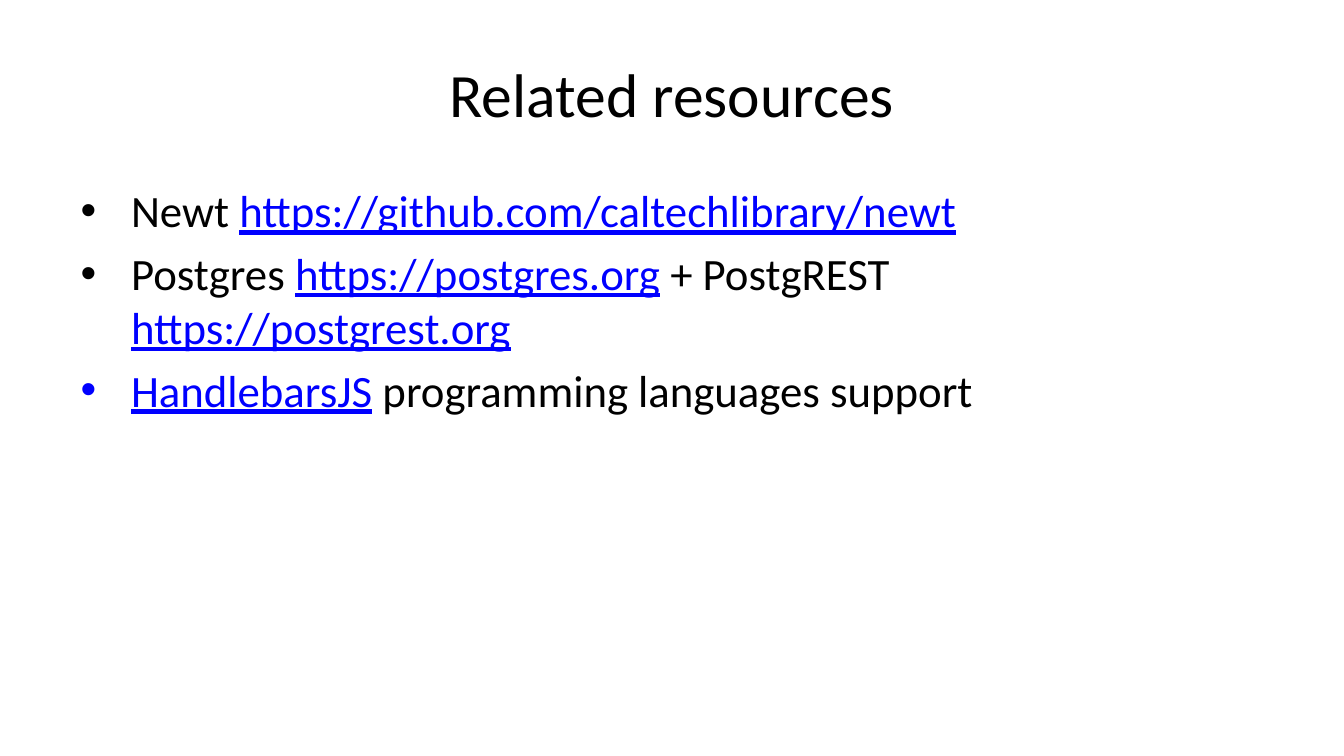
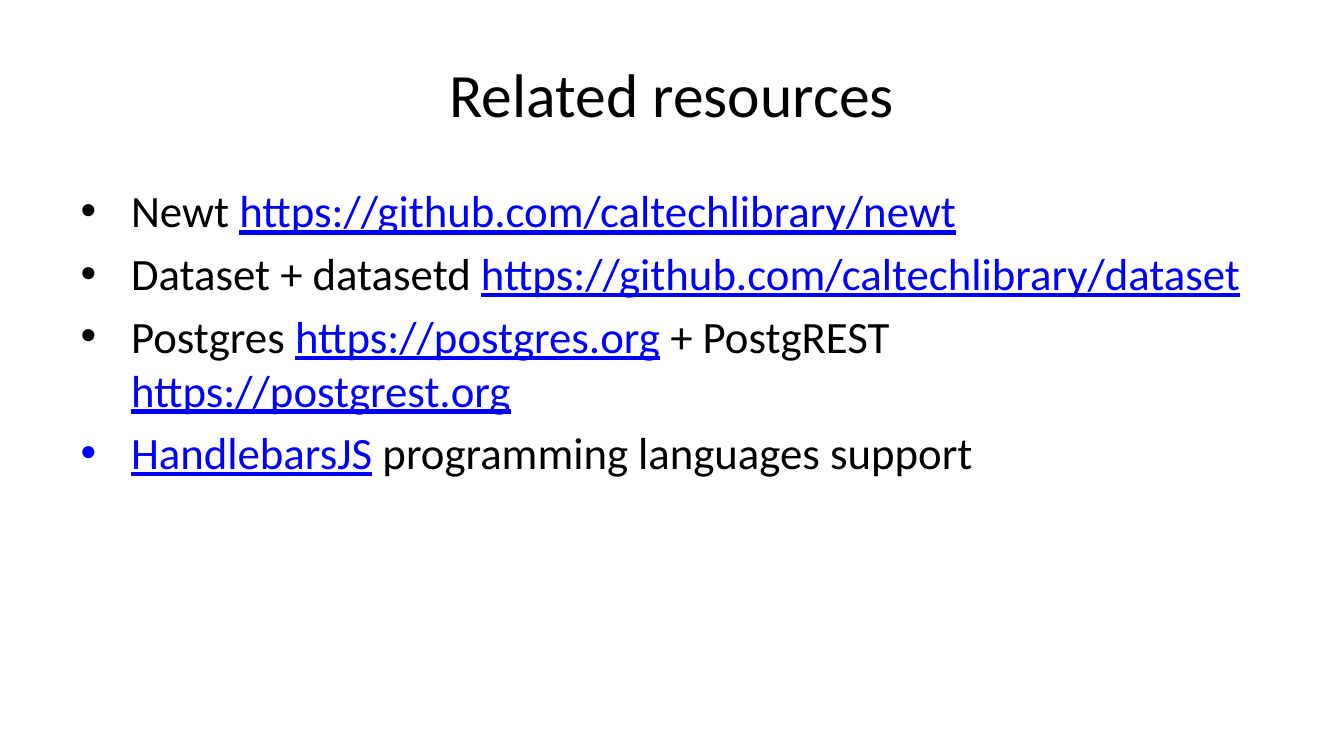
Before and after one commit to caltechlibrary/newt, a slide deck: slide 30 of presentation3/newt-p3.pptx (slide 26 before the commit). Drawn at 1344x756 pixels with LibreOffice and Linux fonts; fonts in the diff are those of the drawing. Boxes give left, top, right and bottom in pixels: in the first picture for what was removed or moved away, otherwise in the second. Text is boxed around its words. In the diff, an @@ line names an element or a change of style, - is before the commit and + after.

```diff
--- a/presentation3/newt-p3.pptx
+++ b/presentation3/newt-p3.pptx
@@ text at <box>131,259,1240,298</box>: paragraph added @@
+• Dataset + datasetd https://github.com/caltechlibrary/dataset
```
Also in this commit, not shown: 16 other slides changed, 5 slides added, 1 slide removed, 52 other files.
